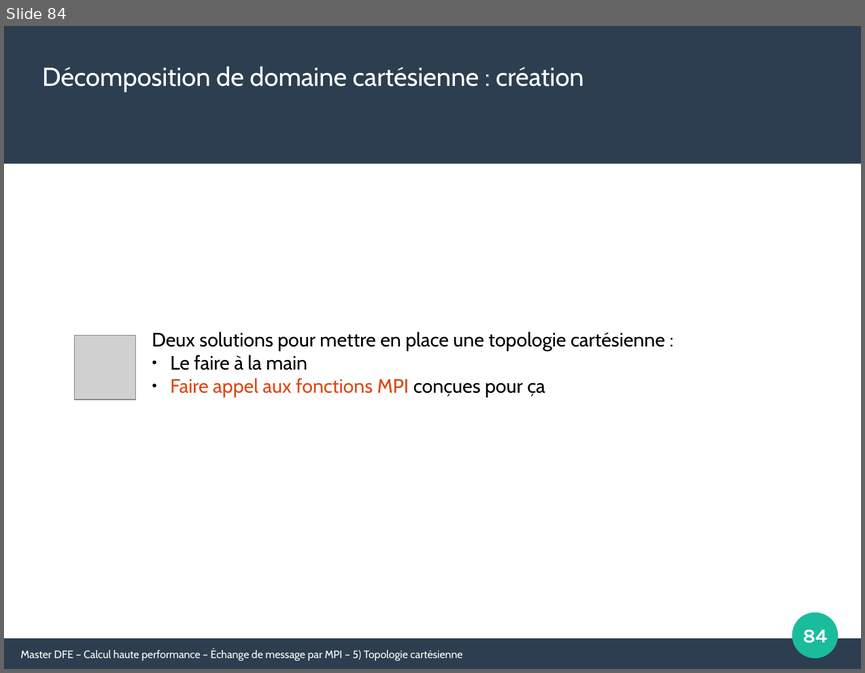
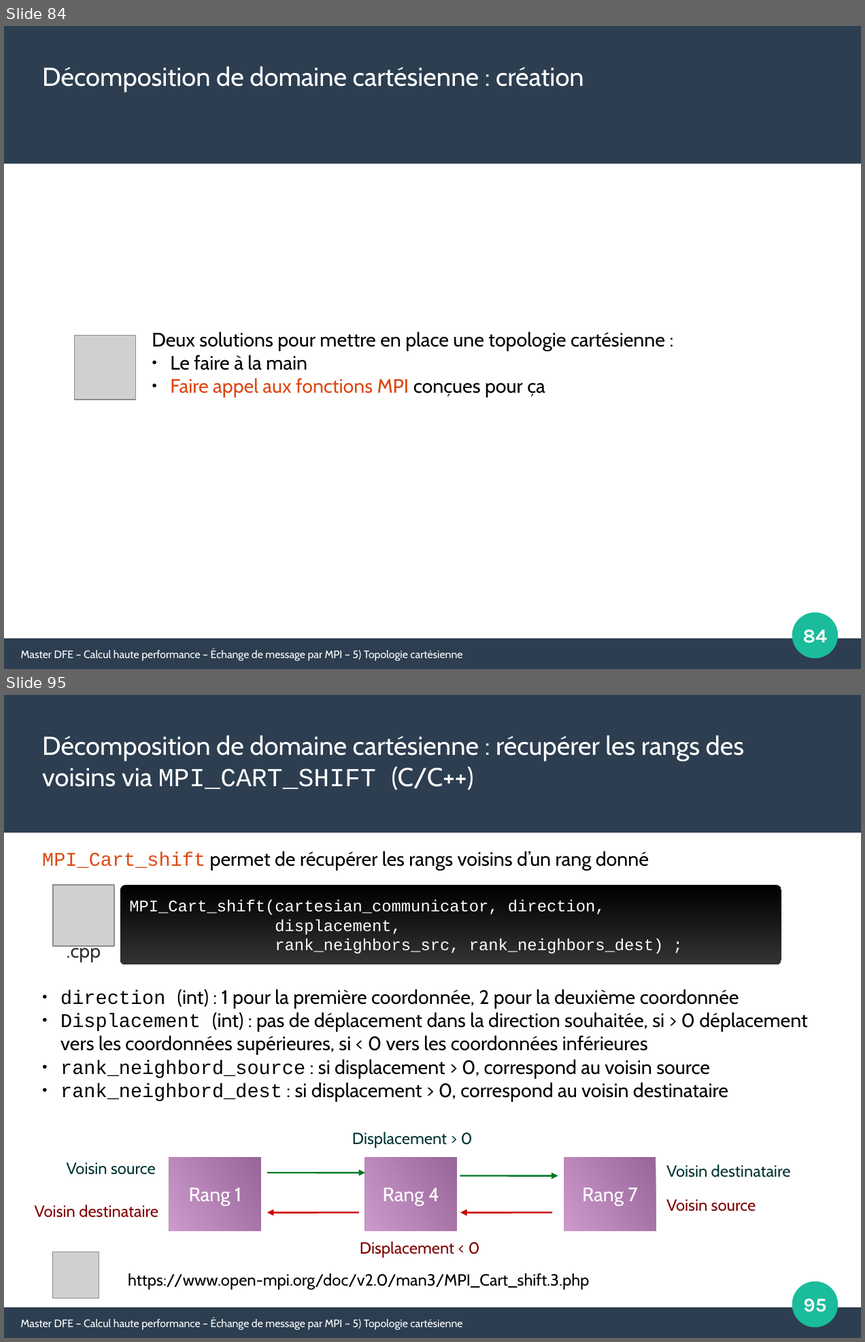
Before and after one commit to Maison-de-la-Simulation/HPC-DFE-Paris-Saclay, a slide deck: support/MPI.odp. Shown one above the other, each under a label of ours: slide 84 before the commit, slides 84 and 95 after it; the slides between them are not shown. The pictures are 865x673 and 865x1342 pixels, drawn with LibreOffice and Linux fonts; fonts in the diff are those of the drawing; grey boxes stand for pictures. Boxes give left, top, right and bottom in pixels: in the first picture for what was removed or moved away, otherwise in the second. Text is boxed around its words. In the diff, an @@ line names an element or a change of style, - is before the commit and + after.

```diff
--- a/support/MPI.odp
+++ b/support/MPI.odp
@@ slide 95 added at (x1=4, y1=695, x2=861, y2=1338), background #FFFFFF; not listed: 3 template elements that a slide beside it also shows @@
@@ text added at (x1=42, y1=735, x2=744, y2=790), 24 pt, text #FFFFFF @@
+Décomposition de domaine cartésienne : récupérer les rangs des voisins via MPI_CART_SHIFT (C/C++)
@@ text added at (x1=42, y1=851, x2=649, y2=870), 18 pt, text #000000 @@
+MPI_Cart_shift permet de récupérer les rangs voisins d’un rang donné
@@ picture added at (x1=53, y1=885, x2=114, y2=946) @@
@@ rounded rectangle added at (x1=121, y1=885, x2=781, y2=964), fill gradient #000000 to #333333, 15 pt, text #FFFFFF @@
+MPI_Cart_shift(cartesian_communicator, direction,
+displacement,
+rank_neighbors_src, rank_neighbors_dest) ;
@@ text added at (x1=67, y1=945, x2=101, y2=962), 18 pt, text #333333 @@
+.cpp
@@ text added at (x1=60, y1=989, x2=807, y2=1102), 18 pt, text #000000 @@
+● direction (int) : 1 pour la première coordonnée, 2 pour la deuxième coordonnée
+● Displacement (int) : pas de déplacement dans la direction souhaitée, si > 0 déplacement vers les coordonnées supérieures, si < 0 vers les coordonnées inférieures
+● rank_neighbord_source : si displacement > 0, correspond au voisin source
+● rank_neighbord_dest : si displacement > 0, correspond au voisin destinataire
@@ text added at (x1=352, y1=1132, x2=473, y2=1148), 15 pt, text #003333 @@
+Displacement > 0
@@ text added at (x1=67, y1=1162, x2=156, y2=1174), 15 pt, text #003333 @@
+Voisin source
@@ rectangle added at (x1=170, y1=1157, x2=261, y2=1230), fill gradient #996699 to #CC99CC, 18 pt, text #FFFFFF @@
+Rang 1
@@ rectangle added at (x1=366, y1=1157, x2=458, y2=1230), fill gradient #996699 to #CC99CC, 18 pt, text #FFFFFF @@
+Rang 4
@@ rectangle added at (x1=564, y1=1157, x2=655, y2=1230), fill gradient #996699 to #CC99CC, 18 pt, text #FFFFFF @@
+Rang 7
@@ arrow added from (268, 1172) to (366, 1172), #007826 1.5 pt @@
@@ arrow added from (460, 1176) to (558, 1176), #007826 1.5 pt @@
@@ text added at (x1=666, y1=1164, x2=791, y2=1177), 15 pt, text #003333 @@
+Voisin destinataire
@@ text added at (x1=35, y1=1204, x2=158, y2=1217), 15 pt, text #800000 @@
+Voisin destinataire
@@ text added at (x1=666, y1=1199, x2=756, y2=1211), 15 pt, text #800000 @@
+Voisin source
@@ arrow added from (360, 1212) to (268, 1212), #CC0000 1.5 pt @@
@@ arrow added from (552, 1212) to (460, 1212), #CC0000 1.5 pt @@
@@ text added at (x1=360, y1=1241, x2=480, y2=1257), 15 pt, text #800000 @@
+Displacement < 0
@@ picture added at (x1=53, y1=1252, x2=99, y2=1297) @@
@@ text added at (x1=128, y1=1273, x2=589, y2=1289), 15 pt, text #000000 @@
+https://www.open-mpi.org/doc/v2.0/man3/MPI_Cart_shift.3.php
@@ page number added at (x1=803, y1=1298, x2=826, y2=1312), 18 pt, text #FFFFFF, bold @@
+95
@@ text added at (x1=21, y1=1317, x2=462, y2=1329), 10 pt, text #FFFFFF @@
+Master DFE – Calcul haute performance – Échange de message par MPI – 5) Topologie cartésienne
```
Also in this commit, not shown: 9 slides changed, 5 other slides added, 1 slide removed, 4 other files.
